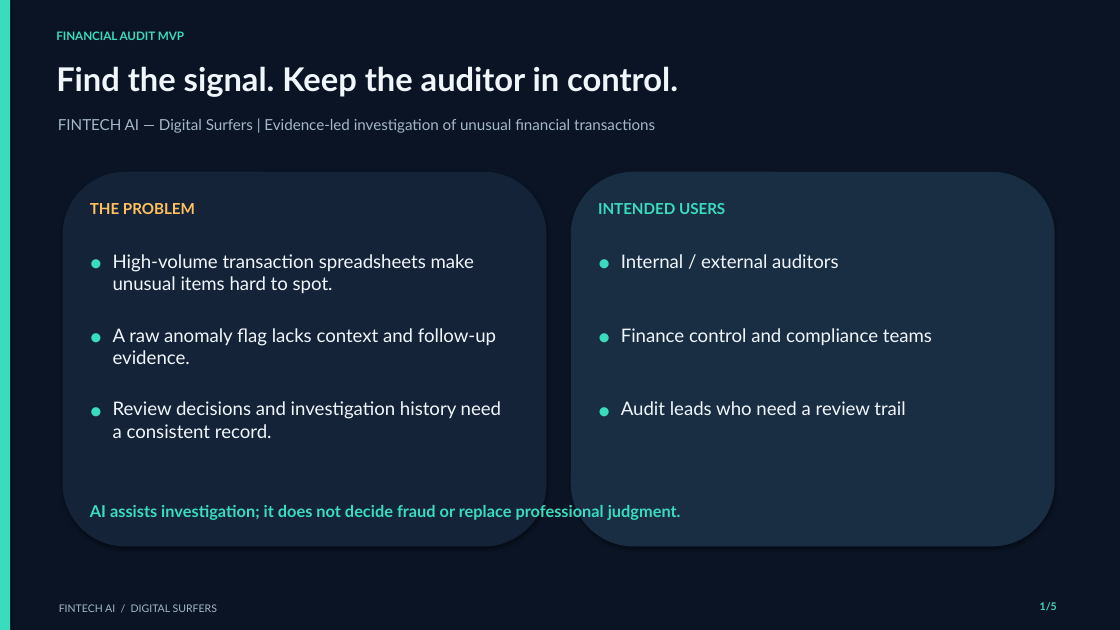
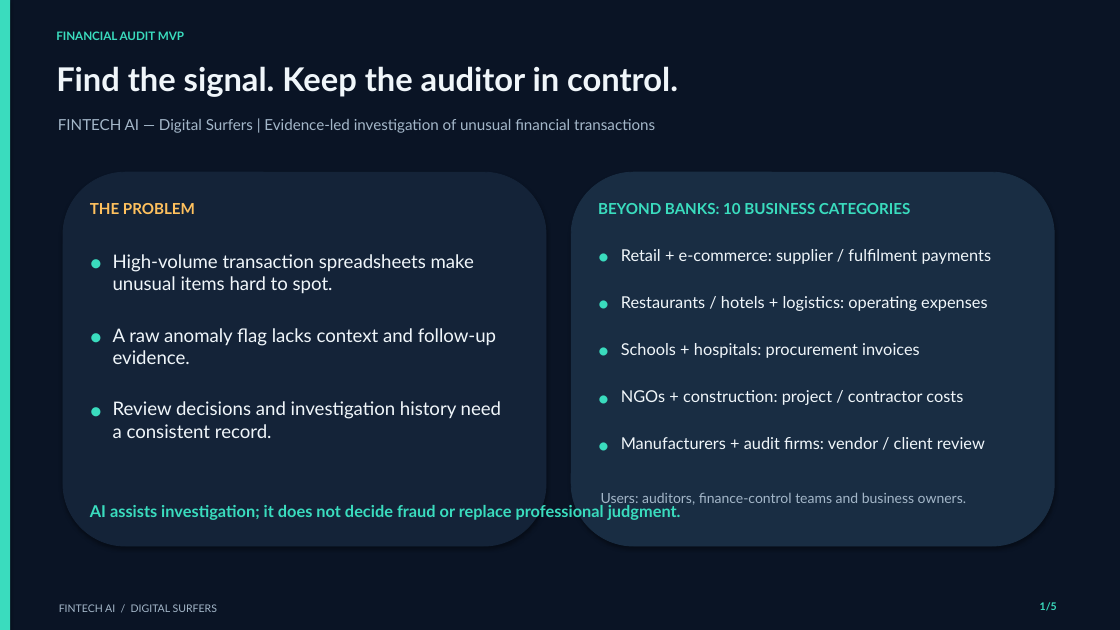
Before and after one commit to kwisdomk/FintechClankerz, a slide deck: slide 1 of FINTECH_AI_Demo_Final_5_Slides.pptx. Drawn at 1120x630 pixels with LibreOffice and Linux fonts; fonts in the diff are those of the drawing. Boxes give left, top, right and bottom in pixels: in the first picture for what was removed or moved away, otherwise in the second. Text is boxed around its words. In the diff, an @@ line names an element or a change of style, - is before the commit and + after.

Commit message:
Update five-slide deck with MIT integration SDK business use cases and current demo

```diff
--- a/FINTECH_AI_Demo_Final_5_Slides.pptx
+++ b/FINTECH_AI_Demo_Final_5_Slides.pptx
@@ text at (598, 203, 910, 214): text changed @@
-INTENDED USERS
+BEYOND BANKS: 10 BUSINESS CATEGORIES
@@ text at (621, 249, 992, 264): text changed; size 16 to 14 pt @@
-Internal / external auditors
+Retail + e-commerce: supplier / fulfilment payments
@@ text "•": place and size @@
-text "•" at (597, 322, 615, 347)
+text "•" at (597, 291, 615, 316)
@@ text at (621, 296, 987, 311): text changed; size 16 to 14 pt @@
-Finance control and compliance teams
+Restaurants / hotels + logistics: operating expenses
@@ size 18 to 16 pt in 3 elements at (597, 244, 615, 269), (597, 291, 615, 316), (597, 338, 615, 363) @@
@@ text "•": place and size @@
-text "•" at (597, 396, 615, 421)
+text "•" at (597, 338, 615, 363)
@@ text at (621, 343, 920, 358): text changed; size 16 to 14 pt @@
-Audit leads who need a review trail
+Schools + hospitals: procurement invoices
@@ text added at (597, 385, 615, 410), 16 pt, text #3ADCBE, bold @@
+•
@@ text added at (621, 390, 963, 405), 14 pt, text #F0F6FA @@
+NGOs + construction: project / contractor costs
@@ text added at (597, 432, 615, 457), 16 pt, text #3ADCBE, bold @@
+•
@@ text added at (621, 437, 985, 449), 14 pt, text #F0F6FA @@
+Manufacturers + audit firms: vendor / client review
@@ text added at (601, 492, 966, 507), 12 pt, text #A4B7C9 @@
+Users: auditors, finance-control teams and business owners.
```
Also in this commit, not shown: 3 other slides changed, 5 other files.
